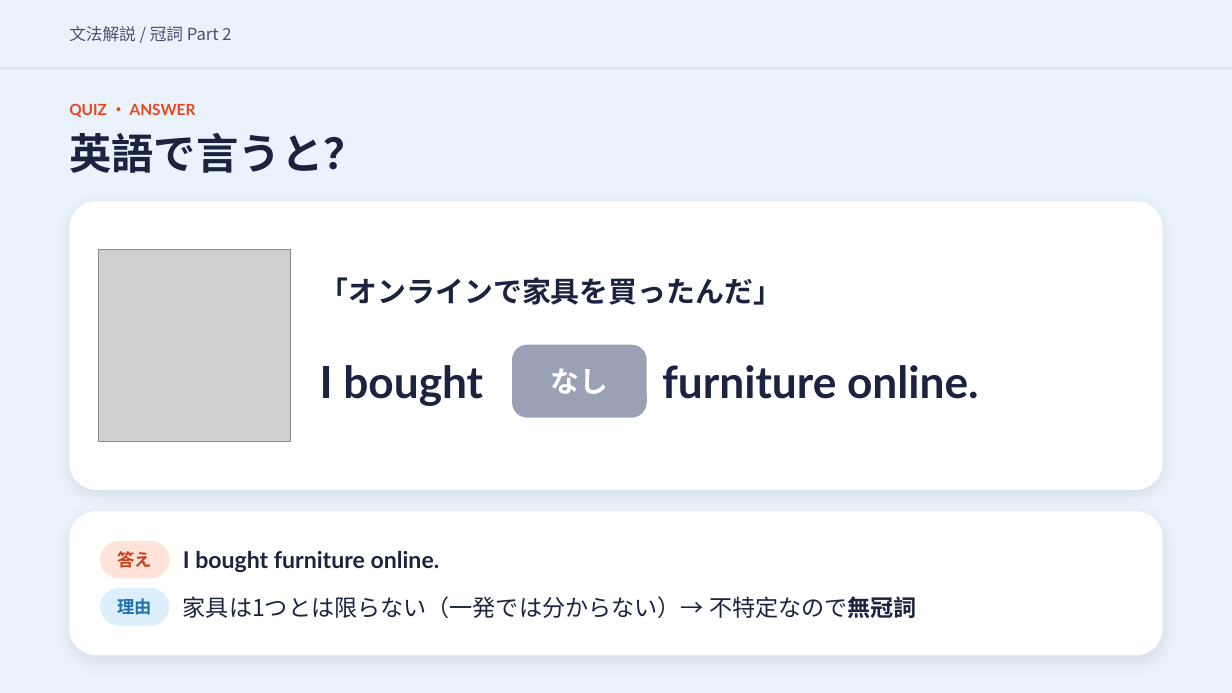
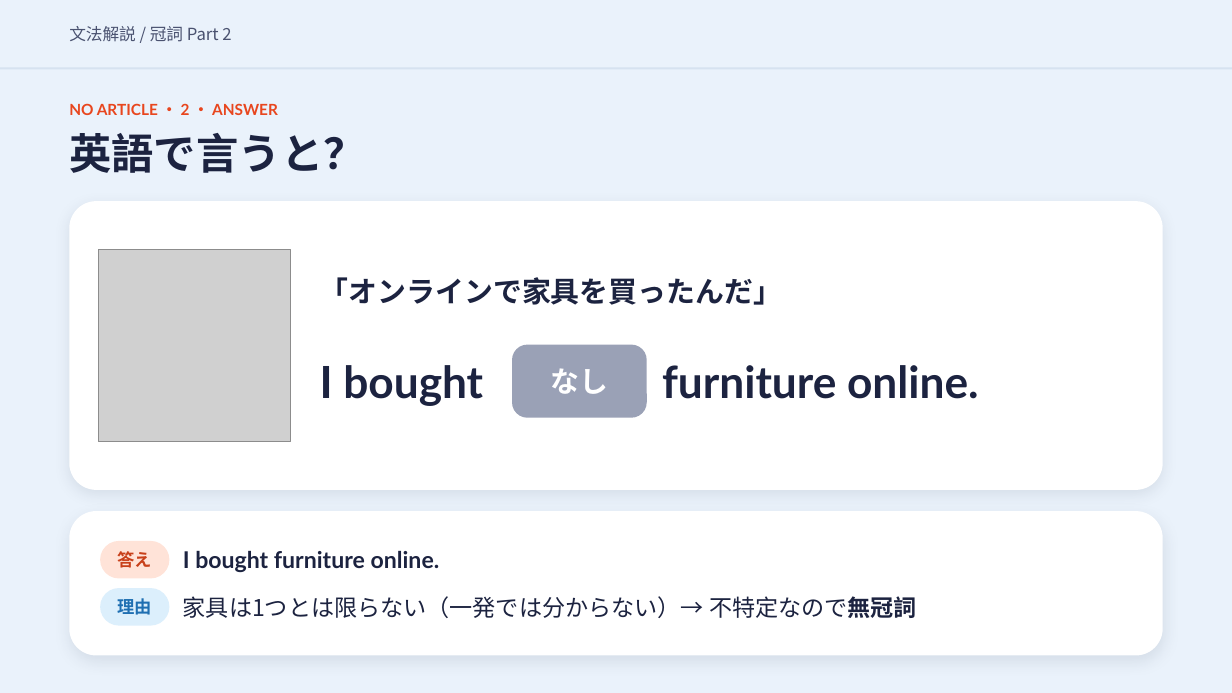
Before and after one commit to hinakajisaki-dev/hina-english, a slide deck: slide 21 of matome/articles-2/articles-2-slides.pptx (slide 22 before the commit). Drawn at 1232x693 pixels with LibreOffice and Linux fonts; fonts in the diff are those of the drawing; grey boxes stand for pictures. Boxes give left, top, right and bottom in pixels: in the first picture for what was removed or moved away, otherwise in the second. Text is boxed around its words. In the diff, an @@ line names an element or a change of style, - is before the commit and + after.

```diff
--- a/matome/articles-2/articles-2-slides.pptx
+++ b/matome/articles-2/articles-2-slides.pptx
@@ text at (69, 103, 278, 115): text changed @@
-QUIZ ・ ANSWER
+NO ARTICLE ・ 2 ・ ANSWER
```
Also in this commit, not shown: 9 other slides changed, 2 slides added, 2 slides removed, 9 other files.
